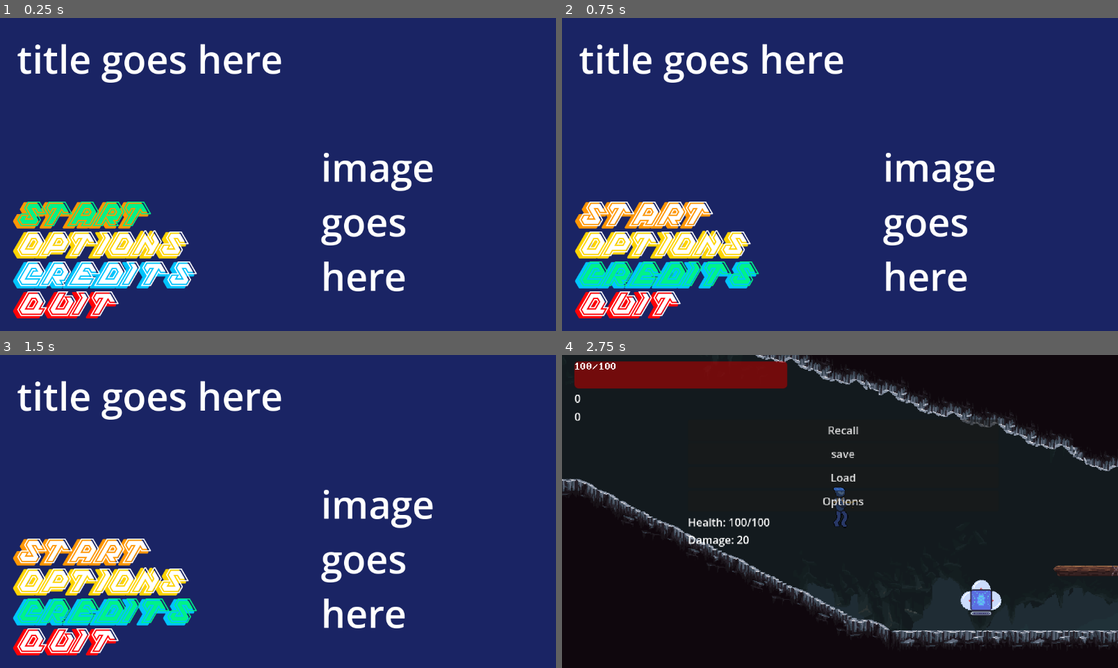
Above: before the commit, frames 1-4 (two rows, left to right).
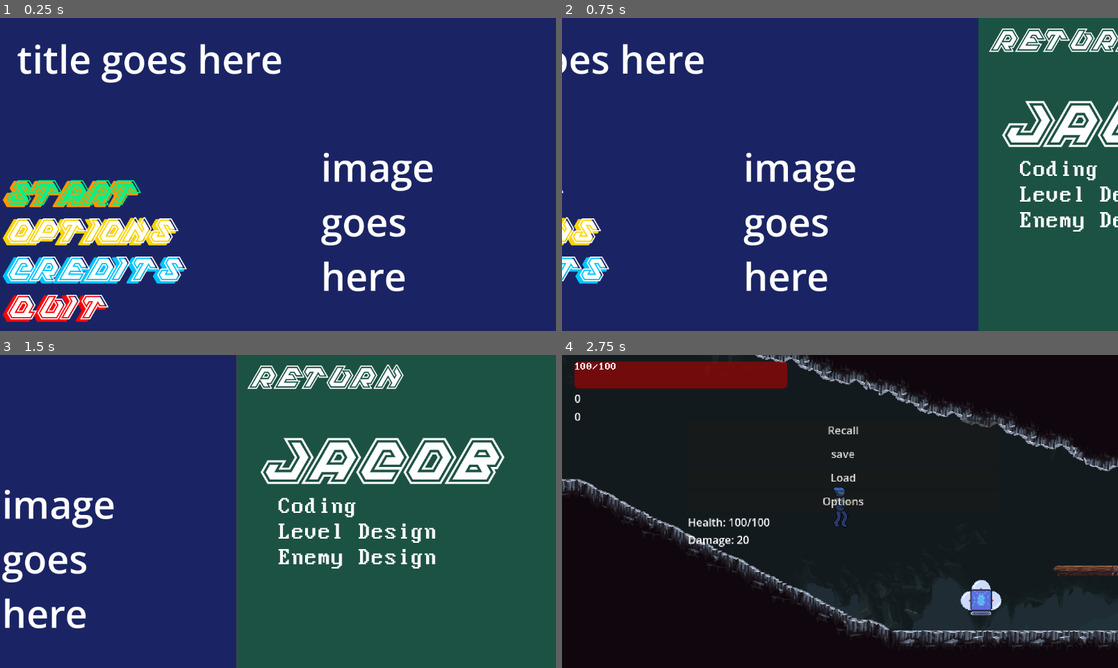
Above: after the commit, the same moments.

Repository: belskyj1985/Spark-2026-Micro-Internship-Game-Dev
Game: Godot game, scene res://main_menu/main_menu.tscn
Two runs of this game, one before a commit and one after it. Both use one fixed random seed, a clock stepped at 60 frames per second and the inputs below.
Inputs (mouse positions are in pixels of both pictures, inside the frame that each line leads up to):
- Up to frame 1 (0.25 s): no input
- Up to frame 2 (0.75 s): click "CREDITS" at 0.5 s
- Up to frame 3 (1.5 s): click (250, 376) at 1.25 s, where only the run after the commit has a clickable "RETURN"
- Up to frame 4 (2.75 s): click (589, 545) at 2 s, where only the run before the commit has a clickable "START"

The runs differ from the first frame. In frame 1, 10% of the frame differs, in the area x 0-36%, y 51-98%; in frame 2, 39%; in frame 3, 68%, in the area x 0-100%, y 0-100%; in frame 4, nothing differs.

Commit message:
Added Credits screen

Diff:
--- a/main_menu/main.gd
+++ b/main_menu/main.gd
@@ -58,3 +58,19 @@
 
 func _on_start_pressed() -> void:
 	get_tree().change_scene_to_file("res://game.tscn")
+
+
+func _on_credits_pressed() -> void:
+	$credits_menu/return.grab_focus()
+	var tween = get_tree().create_tween()
+	tween.set_ease(tween.EASE_OUT)
+	tween.set_trans(Tween.TRANS_CUBIC)
+	tween.tween_property($Camera2D, "position:x", 1729.0, 2.0)
+
+
+func _on_return_pressed() -> void:
+	$credits_menu/return.grab_focus()
+	var tween = get_tree().create_tween()
+	tween.set_ease(tween.EASE_OUT)
+	tween.set_trans(Tween.TRANS_CUBIC)
+	tween.tween_property($Camera2D, "position:x", 576.0, 2.0)
--- a/main_menu/main_menu.tscn
+++ b/main_menu/main_menu.tscn
@@ -2,6 +2,7 @@
 
 [ext_resource type="Script" uid="uid://b2u0a6wi1ro1w" path="res://main_menu/main.gd" id="1_oa53l"]
 [ext_resource type="FontFile" uid="uid://bs8m4g1llw2jk" path="res://main_menu/SPORTIFITY.otf" id="2_d3a7t"]
+[ext_resource type="FontFile" uid="uid://c2kqkbjoe7o2b" path="res://shop/Perfect DOS VGA 437.ttf" id="3_3shxk"]
 
 [sub_resource type="CanvasTexture" id="CanvasTexture_3shxk"]
 
@@ -37,6 +38,18 @@
 
 [sub_resource type="LabelSettings" id="LabelSettings_6tl50"]
 font_size = 80
+
+[sub_resource type="LabelSettings" id="LabelSettings_t6bnd"]
+font = ExtResource("2_d3a7t")
+font_size = 60
+
+[sub_resource type="LabelSettings" id="LabelSettings_ia84y"]
+font = ExtResource("2_d3a7t")
+font_size = 119
+
+[sub_resource type="LabelSettings" id="LabelSettings_6at21"]
+font = ExtResource("3_3shxk")
+font_size = 49
 
 [node name="main menu" type="Node2D" unique_id=456848292]
 script = ExtResource("1_oa53l")
@@ -48,19 +61,19 @@
 texture = SubResource("CanvasTexture_3shxk")
 
 [node name="main" type="VBoxContainer" parent="." unique_id=1472162689]
-offset_left = 34.0
-offset_top = 369.0
-offset_right = 74.0
-offset_bottom = 613.0
+offset_left = 13.0
+offset_top = 325.0
+offset_right = 393.0
+offset_bottom = 637.0
 
 [node name="MeshInstance2D" type="Sprite2D" parent="main" unique_id=1362329628]
 modulate = Color(0.10393151, 0.1425921, 0.3913169, 1)
-position = Vector2(542.125, -44.875)
+position = Vector2(563.00006, -1)
 scale = Vector2(1151.75, 647.75)
 texture = SubResource("CanvasTexture_d3a7t")
 
 [node name="Start" type="TextureButton" parent="main" unique_id=1700661442]
-custom_minimum_size = Vector2(0, 58.165)
+custom_minimum_size = Vector2(380.59, 75.36)
 layout_mode = 2
 
 [node name="Label" type="Label" parent="main/Start" unique_id=324439055]
@@ -72,7 +85,7 @@
 label_settings = SubResource("LabelSettings_3shxk")
 
 [node name="Options" type="TextureButton" parent="main" unique_id=858405457]
-custom_minimum_size = Vector2(0, 58.165)
+custom_minimum_size = Vector2(380.59, 75.36)
 layout_mode = 2
 
 [node name="Label" type="Label" parent="main/Options" unique_id=1729752991]
@@ -84,7 +97,7 @@
 label_settings = SubResource("LabelSettings_bws42")
 
 [node name="Credits" type="TextureButton" parent="main" unique_id=1743537823]
-custom_minimum_size = Vector2(0, 58.165)
+custom_minimum_size = Vector2(380.59, 75.36)
 layout_mode = 2
 
 [node name="Label" type="Label" parent="main/Credits" unique_id=212019229]
@@ -96,7 +109,7 @@
 label_settings = SubResource("LabelSettings_3f7m4")
 
 [node name="Quit" type="TextureButton" parent="main" unique_id=1889668042]
-custom_minimum_size = Vector2(0, 58.165)
+custom_minimum_size = Vector2(380.59, 75.36)
 layout_mode = 2
 
 [node name="Label" type="Label" parent="main/Quit" unique_id=1367595118]
@@ -146,6 +159,74 @@
 [node name="back" type="Button" parent="options_menu" unique_id=385815277]
 layout_mode = 2
 text = "return ->"
+
+[node name="credits_menu" type="Control" parent="." unique_id=286220568]
+layout_mode = 3
+anchors_preset = 0
+offset_left = 1152.0
+offset_right = 1192.0
+offset_bottom = 40.0
+
+[node name="MeshInstance2D" type="Sprite2D" parent="credits_menu" unique_id=1601437795]
+modulate = Color(0.11162373, 0.3200926, 0.26227725, 1)
+position = Vector2(576.00006, 324)
+scale = Vector2(1151.75, 647.75)
+texture = SubResource("CanvasTexture_d3a7t")
+
+[node name="return" type="TextureButton" parent="credits_menu" unique_id=1086590002]
+custom_minimum_size = Vector2(333.95, 48.64)
+layout_mode = 0
+offset_left = 20.0
+offset_top = 22.0
+offset_right = 353.95
+offset_bottom = 70.64
+
+[node name="Label" type="Label" parent="credits_menu/return" unique_id=23636124]
+layout_mode = 0
+offset_right = 40.0
+offset_bottom = 23.0
+text = "RETURN"
+label_settings = SubResource("LabelSettings_t6bnd")
+
+[node name="Label" type="Label" parent="credits_menu" unique_id=1540362277]
+layout_mode = 0
+offset_left = 678.0
+offset_top = 171.0
+offset_right = 1090.0
+offset_bottom = 291.0
+text = "JACK"
+label_settings = SubResource("LabelSettings_ia84y")
+
+[node name="Label" type="Label" parent="credits_menu/Label" unique_id=1459063585]
+layout_mode = 0
+offset_left = 22.0
+offset_top = 119.0
+offset_right = 187.0
+offset_bottom = 275.0
+text = "Music
+SFX
+Coding"
+label_settings = SubResource("LabelSettings_6at21")
+
+[node name="Label2" type="Label" parent="credits_menu" unique_id=224749048]
+layout_mode = 0
+offset_left = 46.0
+offset_top = 171.0
+offset_right = 557.0
+offset_bottom = 291.0
+text = "JACOB"
+label_settings = SubResource("LabelSettings_ia84y")
+
+[node name="Label2" type="Label" parent="credits_menu/Label2" unique_id=756285431]
+layout_mode = 0
+offset_left = 40.0
+offset_top = 119.0
+offset_right = 205.0
+offset_bottom = 275.0
+text = "Coding
+Level Design
+Enemy Design"
+label_settings = SubResource("LabelSettings_6at21")
 
 [connection signal="focus_entered" from="main/Start" to="." method="_on_start_focus_entered"]
 [connection signal="focus_exited" from="main/Start" to="." method="_on_start_focus_exited"]
@@ -157,6 +238,7 @@
 [connection signal="focus_exited" from="main/Options/Label" to="." method="_on_label_focus_exited"]
 [connection signal="focus_entered" from="main/Credits" to="." method="_on_credits_focus_entered"]
 [connection signal="focus_exited" from="main/Credits" to="." method="_on_credits_focus_exited"]
+[connection signal="pressed" from="main/Credits" to="." method="_on_credits_pressed"]
 [connection signal="focus_exited" from="main/Credits/Label" to="." method="_on_label_focus_exited"]
 [connection signal="focus_entered" from="main/Quit" to="." method="_on_quit_focus_entered"]
 [connection signal="focus_exited" from="main/Quit" to="." method="_on_quit_focus_exited"]
@@ -165,3 +247,4 @@
 [connection signal="toggled" from="options_menu/showcursor" to="." method="_on_showcursor_toggled"]
 [connection signal="toggled" from="options_menu/hold2fire" to="." method="_on_hold_2_fire_toggled"]
 [connection signal="pressed" from="options_menu/back" to="." method="_on_back_pressed"]
+[connection signal="pressed" from="credits_menu/return" to="." method="_on_return_pressed"]
--- a/player/player.gd
+++ b/player/player.gd
@@ -71,7 +71,7 @@
 
 func jump():
 	if sign(get_floor_normal().x) != sign(velocity.x) && get_floor_normal().x != 0:
-		velocity.y = -jump_force * 1.4
+		velocity.y = -jump_force * 1.1
 	else:
 		velocity.y = -jump_force
 
